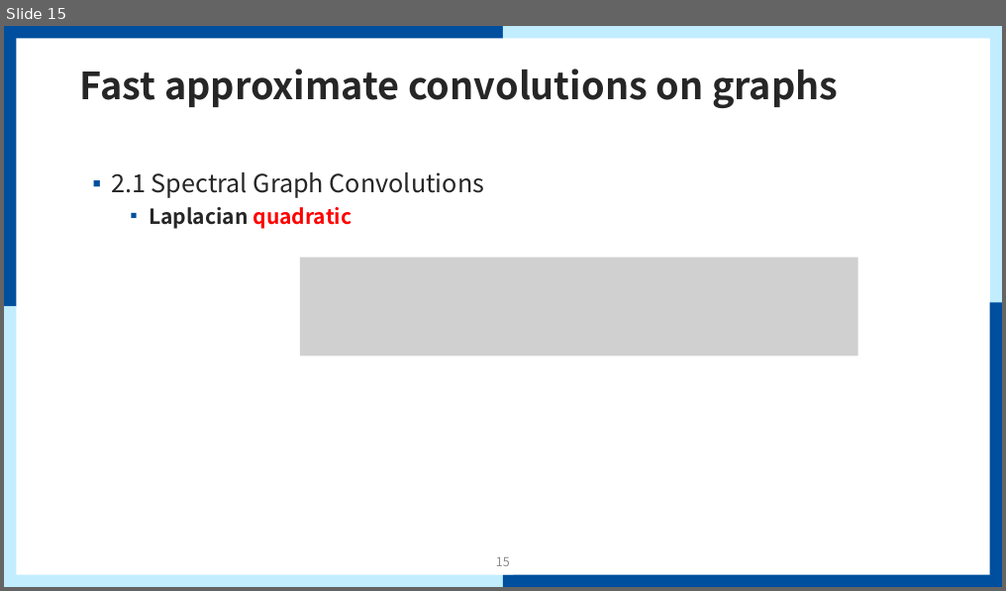
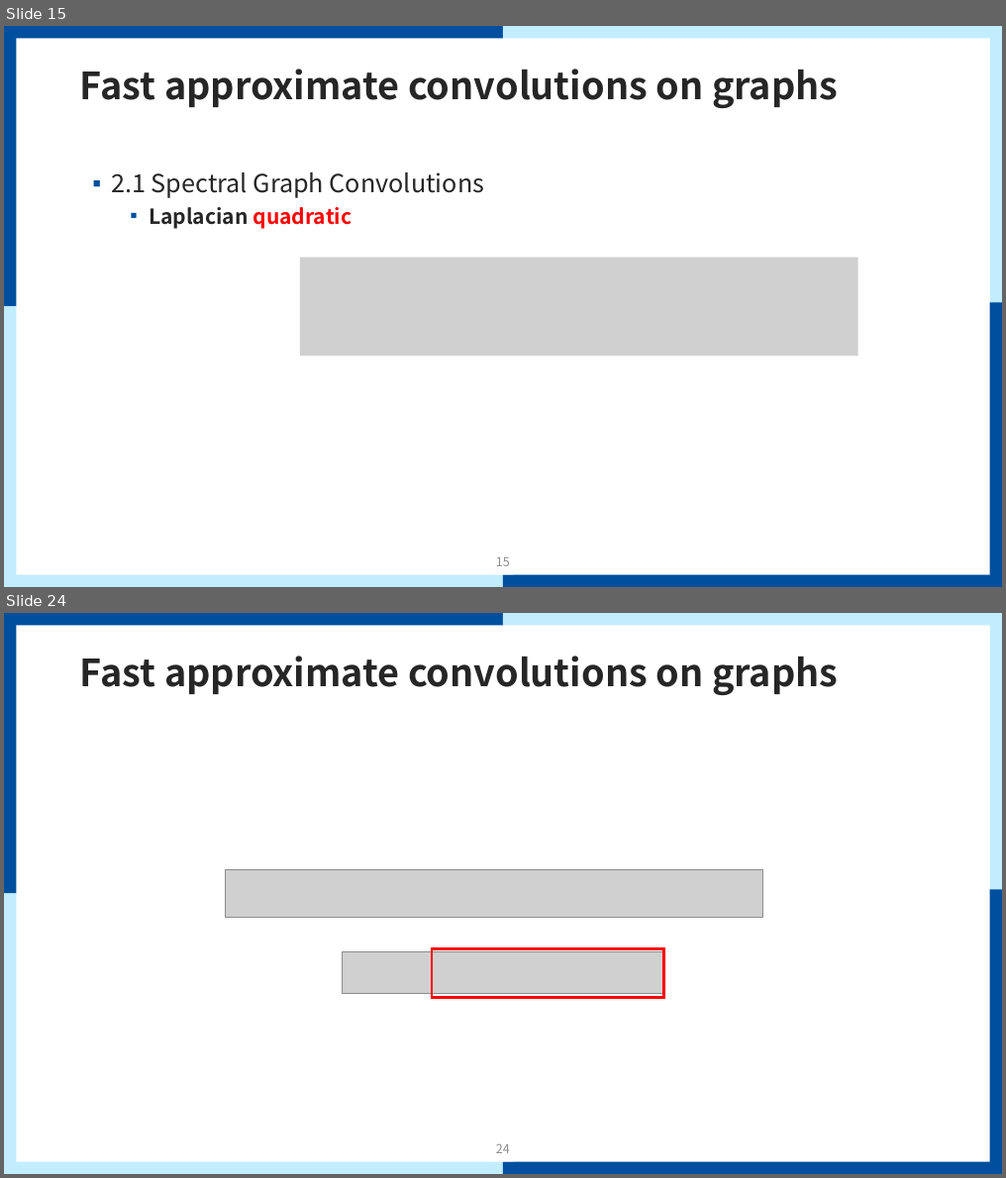
Before and after one commit to mmvv11/GraduateStudies, a slide deck: papers/review/GCN Review.pptx. Shown one above the other, each under a label of ours: slide 15 before the commit, slides 15 and 24 after it; the slides between them are not shown. The pictures are 1006x591 and 1006x1178 pixels, drawn with LibreOffice and Linux fonts; fonts in the diff are those of the drawing; grey boxes stand for pictures; background and template pictures are left out. Boxes give left, top, right and bottom in pixels: in the first picture for what was removed or moved away, otherwise in the second. Text is boxed around its words. In the diff, an @@ line names an element or a change of style, - is before the commit and + after.

```diff
--- a/papers/review/GCN Review.pptx
+++ b/papers/review/GCN Review.pptx
@@ slide 24 added at [4,613,1002,1174], background #FFFFFF; not listed: 9 template elements that a slide beside it also shows @@
@@ title added at [80,656,838,695], 36 pt, text #262626, bold @@
+Fast approximate convolutions on graphs
@@ picture added at [225,869,762,919] @@
@@ picture added at [343,953,664,993] @@
@@ rectangle added at [432,950,664,998], outline #FF0000 2.25 pt @@
@@ page number added at [496,1145,510,1154], 12 pt, text #8C8C8C @@
+24
```
Also in this commit, not shown: 1 slide changed, 10 other slides added.
